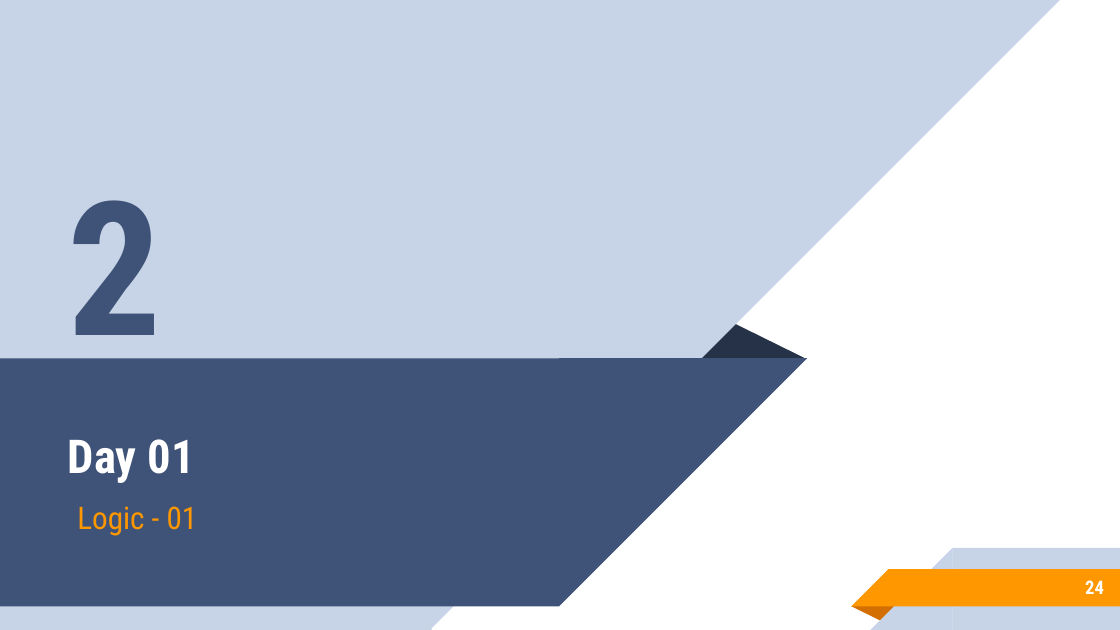
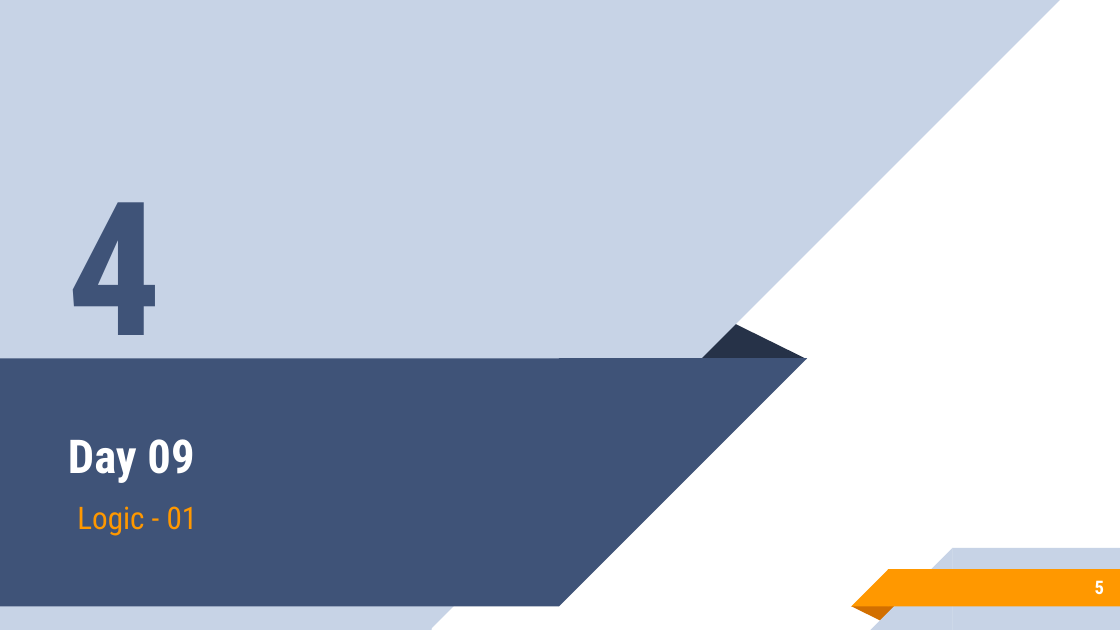
Before and after one commit to aronipurwanto/materi-xa, a slide deck: slide 5 of java/java-logic/Slide-Java-Logic-09.pptx (slide 24 before the commit). Drawn at 1120x630 pixels with LibreOffice and Linux fonts; fonts in the diff are those of the drawing. Boxes give left, top, right and bottom in pixels: in the first picture for what was removed or moved away, otherwise in the second. Text is boxed around its words. In the diff, an @@ line names an element or a change of style, - is before the commit and + after.

```diff
--- a/java/java-logic/Slide-Java-Logic-09.pptx
+++ b/java/java-logic/Slide-Java-Logic-09.pptx
@@ text at <box>68,202,162,378</box>: text changed @@
-2
+4
@@ title at <box>68,439,194,483</box>: text changed @@
-Day 01
+Day 09
@@ page number at <box>1095,580,1104,594</box>: text changed @@
-24
+5
```
Also in this commit, not shown: 5 other slides changed, 2 slides added, 21 slides removed, 2 other files.
